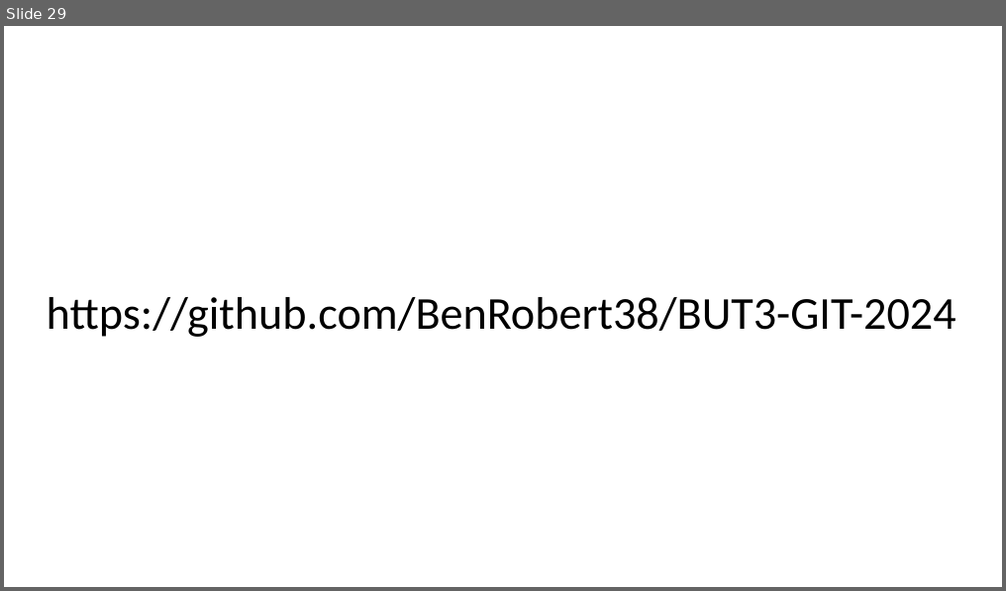
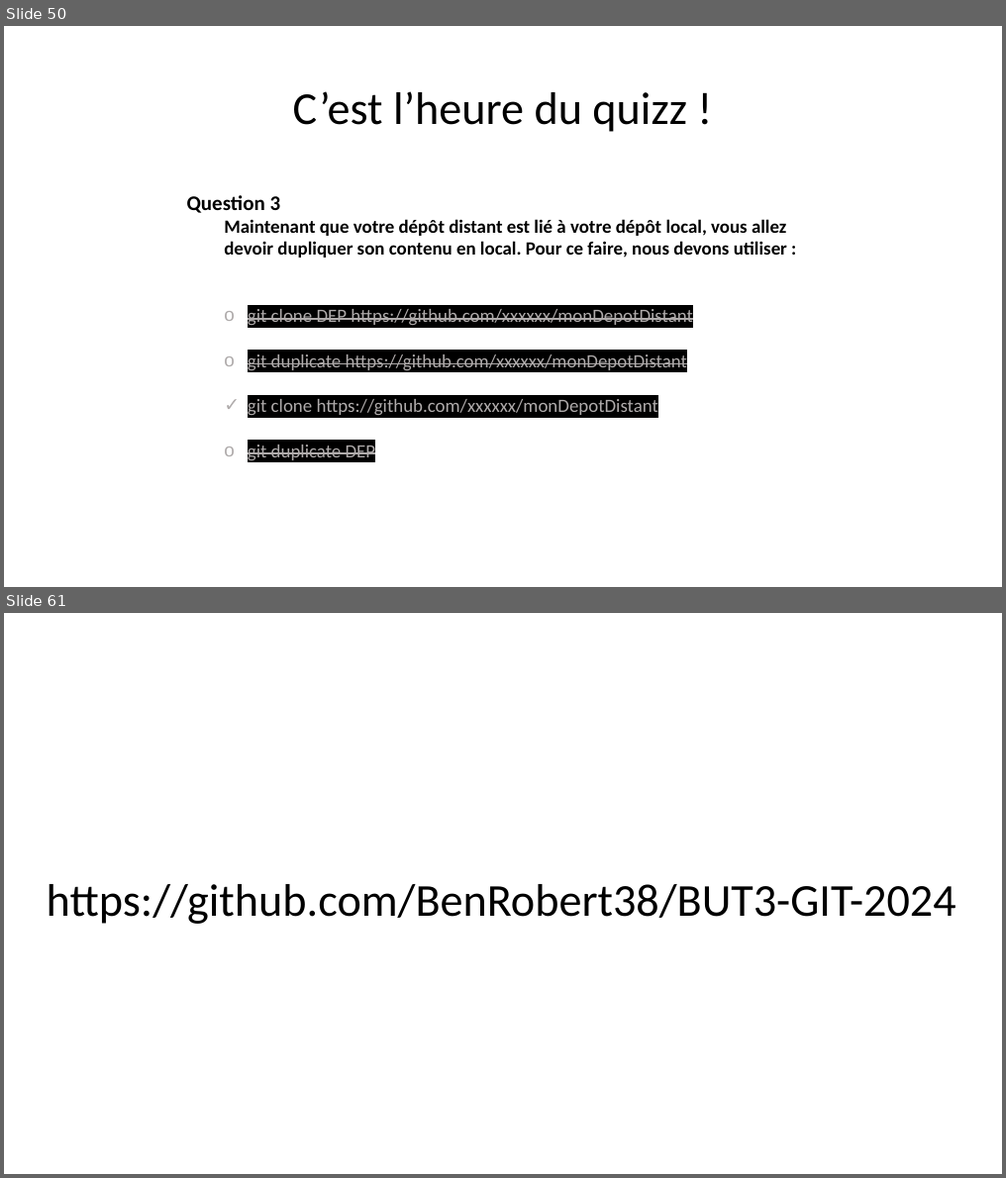
Before and after one commit to BenRobert38/BUT3-GIT-2024, a slide deck: Cours/BUT3-Cours2.pptx. Shown one above the other, each under a label of ours: slide 29 before the commit, slides 50 and 61 after it; the slides between them are not shown. The pictures are 1006x591 and 1006x1178 pixels, drawn with LibreOffice and Linux fonts; fonts in the diff are those of the drawing. Boxes give left, top, right and bottom in pixels: in the first picture for what was removed or moved away, otherwise in the second. Text is boxed around its words. In the diff, an @@ line names an element or a change of style, - is before the commit and + after.

```diff
--- a/Cours/BUT3-Cours2.pptx
+++ b/Cours/BUT3-Cours2.pptx
@@ slide 50 added at bbox=[4, 26, 1002, 587], background #FFFFFF @@
@@ title added at bbox=[293, 91, 687, 132], 44 pt, text #000000 @@
+C’est l’heure du quizz !
@@ text added at bbox=[187, 195, 787, 463], 18 pt, text #AFABAB @@
+Question 3
+  Maintenant que votre dépôt distant est lié à votre dépôt local, vous allez devoir dupliquer son contenu en local. Pour ce faire, nous devons utiliser :
+  o git clone DEP https://github.com/xxxxxx/monDepotDistant
+  o git duplicate https://github.com/xxxxxx/monDepotDistant
+  ✓ git clone https://github.com/xxxxxx/monDepotDistant
+  o git duplicate DEP
@@ what was slide 29 is now slide 61 @@
```
Also in this commit, not shown: 1 slide changed, 31 other slides added.
